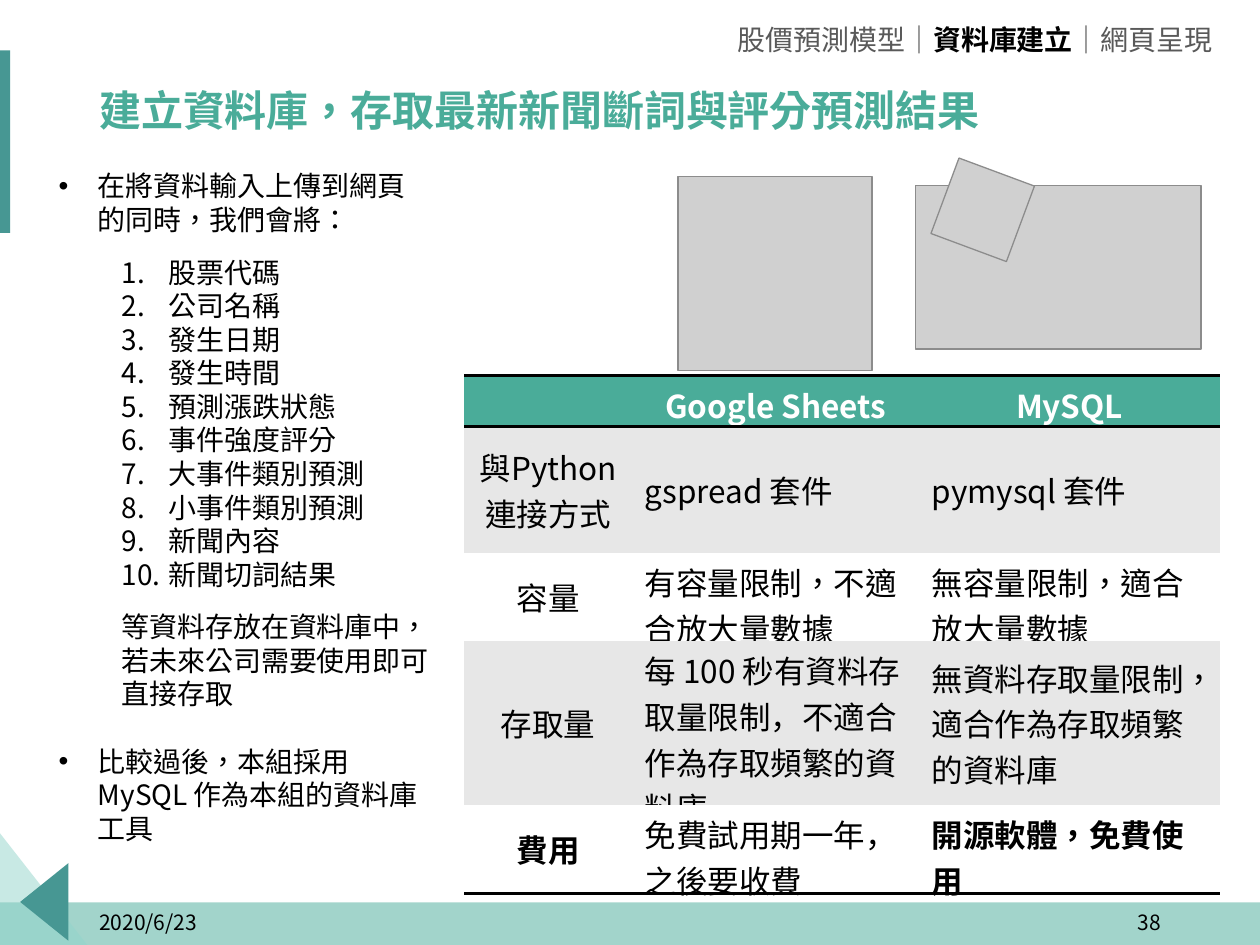
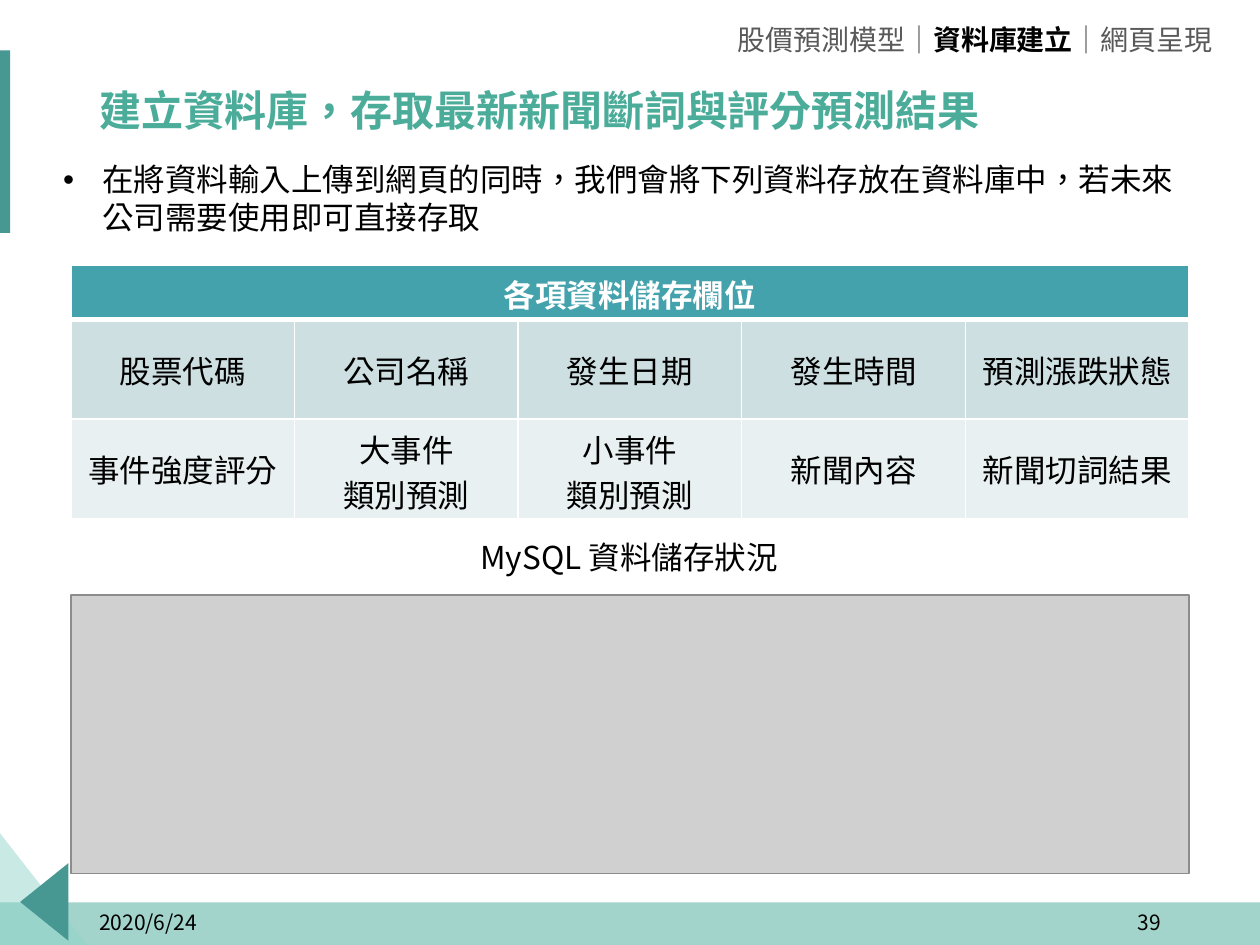
Before and after one commit to p314008dsa/Text-mining, a slide deck: slide 39 of 報告擋/玉山_題目一_組別二.pptx (slide 38 before the commit). Drawn at 1260x945 pixels with LibreOffice and Linux fonts; fonts in the diff are those of the drawing; grey boxes stand for pictures; background and template pictures are left out. Boxes give left, top, right and bottom in pixels: in the first picture for what was removed or moved away, otherwise in the second. Text is boxed around its words. In the diff, an @@ line names an element or a change of style, - is before the commit and + after.

```diff
--- a/報告擋/玉山_題目一_組別二.pptx
+++ b/報告擋/玉山_題目一_組別二.pptx
@@ text at (102,164,1173,232): text changed; size 16 to 18 pt @@
-• 在將資料輸入上傳到網頁的同時，我們會將：
-  1. 股票代碼
-  2. 公司名稱
-  3. 發生日期
-  4. 發生時間
-  5. 預測漲跌狀態
-  6. 事件強度評分
-  7. 大事件類別預測
-  8. 小事件類別預測
-  9. 新聞內容
-  10. 新聞切詞結果
-  等資料存放在資料庫中，若未來公司需要使用即可直接存取
-• 比較過後，本組採用MySQL 作為本組的資料庫工具
+• 在將資料輸入上傳到網頁的同時，我們會將下列資料存放在資料庫中，若未來公司需要使用即可直接存取
@@ picture removed at (678,176,872,370) @@
@@ picture removed at (931,159,1035,262) @@
@@ picture removed at (915,185,1201,349) @@
@@ table added at (71,265,1186,518), 3 rows, 5 columns @@
+各項資料儲存欄位 |  |  |  | 
+股票代碼 | 公司名稱 | 發生日期 | 發生時間 | 預測漲跌狀態
+事件強度評分 | 大事件 類別預測 | 小事件 類別預測 | 新聞內容 | 新聞切詞結果
@@ table removed at (464,375,1220,900), 5 rows, 3 columns @@
- | Google Sheets | MySQL
-與Python 連接方式 | gspread 套件 | pymysql 套件
-容量 | 有容量限制，不適合放大量數據 | 無容量限制，適合放大量數據
-存取量 | 每 100 秒有資料存取量限制，不適合作為存取頻繁的資料庫 | 無資料存取量限制，適合作為存取頻繁的資料庫
-費用 | 免費試用期一年，之後要收費 | 開源軟體，免費使用
@@ text added at (480,542,778,577), 18 pt, text #000000 @@
+MySQL 資料儲存狀況
@@ picture added at (71,595,1188,873) @@
@@ text at (99,913,197,934): text changed @@
-2020/6/23
+2020/6/24
@@ page number at (1137,914,1160,931): text changed @@
-38
+39
```
Also in this commit, not shown: 36 other slides changed, 1 slide added, 29 other files.
